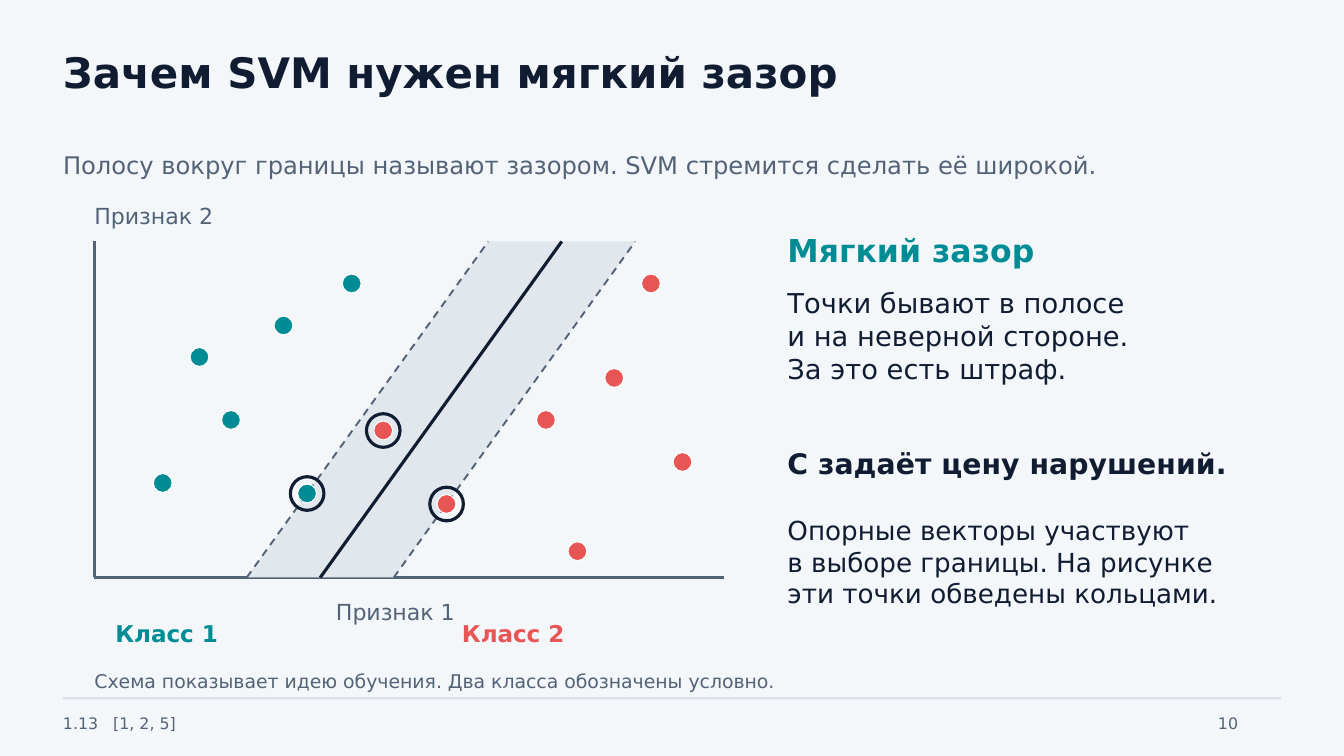
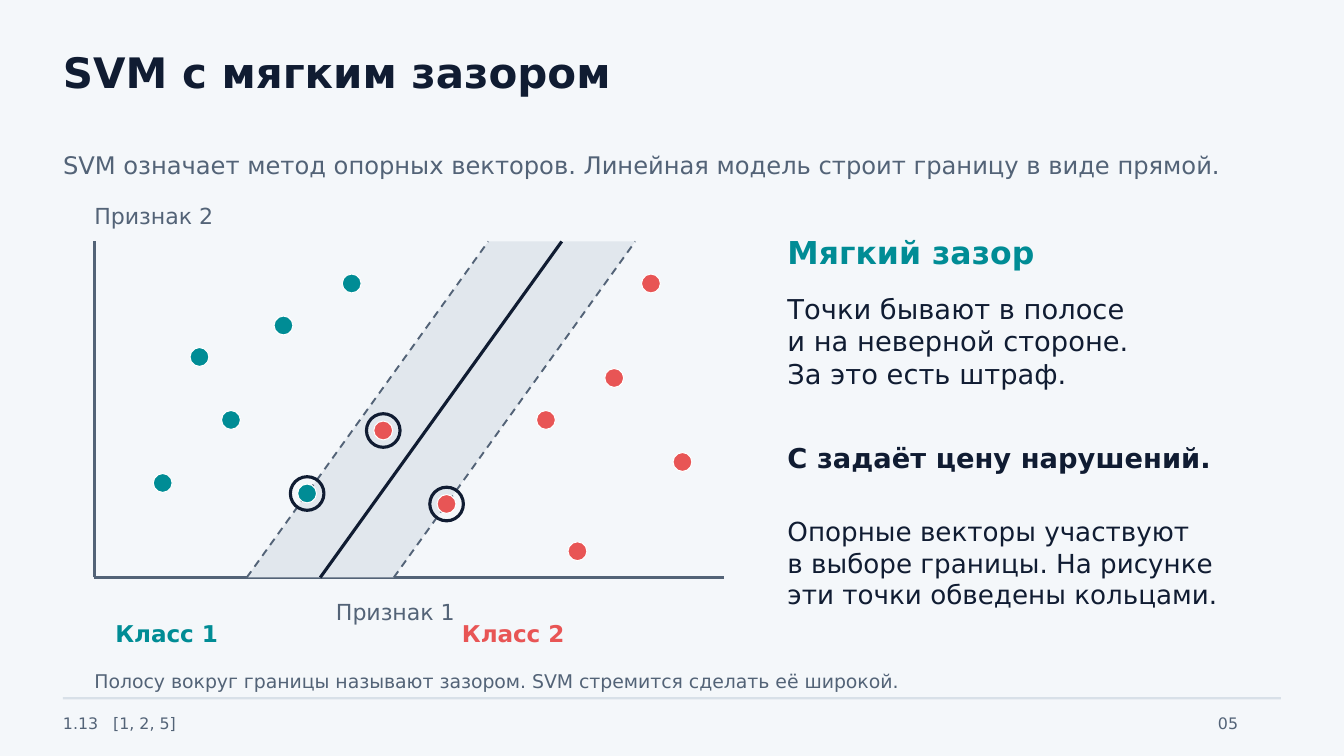
Before and after one commit to johnnilson664-sys/gis, a slide deck: slide 5 of presentations/1.13-etalony-otstupy/Etalony_otstupy_SYN_flood.pptx (slide 10 before the commit). Drawn at 1344x756 pixels with LibreOffice and Linux fonts; fonts in the diff are those of the drawing. Boxes give left, top, right and bottom in pixels: in the first picture for what was removed or moved away, otherwise in the second. Text is boxed around its words. In the diff, an @@ line names an element or a change of style, - is before the commit and + after.

```diff
--- a/presentations/1.13-etalony-otstupy/Etalony_otstupy_SYN_flood.pptx
+++ b/presentations/1.13-etalony-otstupy/Etalony_otstupy_SYN_flood.pptx
@@ text at [63, 57, 610, 97]: text changed @@
-Зачем SVM нужен мягкий зазор
+SVM с мягким зазором
@@ text at [63, 155, 1220, 179]: text changed @@
-Полосу вокруг границы называют зазором. SVM стремится сделать её широкой.
+SVM означает метод опорных векторов. Линейная модель строит границу в виде прямой.
@@ text "Точки бывают в полосе": place and size @@
-text "Точки бывают в полосе" at [787, 292, 1128, 385]
+text "Точки бывают в полосе" at [787, 298, 1128, 390]
@@ text "C задаёт цену нарушений." at [787, 447, 1211, 474]: size 20.2 to 19.5 pt @@
@@ text at [94, 673, 899, 692]: text changed @@
-Схема показывает идею обучения. Два класса обозначены условно.
+Полосу вокруг границы называют зазором. SVM стремится сделать её широкой.
@@ text at [1218, 717, 1238, 729]: text changed @@
-10
+05
```
Also in this commit, not shown: 8 other slides changed, 4 slides added, 15 slides removed, 5 other files.
